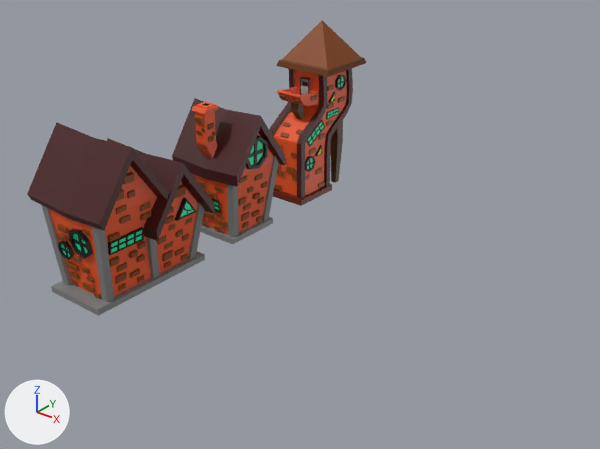
Renders of the Blender file Documentacao/ModelosCenário/Modelos3D/Modelos3D-Adao/Casa.blend from each side of a commit.
The view is the same before and after, from a 50 mm camera at (50.9, -52.9, 35.4) aimed at (11.1, -3.1, 4.5). Lighting does not change. The marker at lower left points along +X, +Y and +Z.

Before the edit, the objects in view are built like this:
```python
me_cube_006 = bpy.data.meshes.new('Cube.006')
me_cube_006.from_pydata(...)  # 1385 vertices, 974 faces; spans x -2.9..3.7, y -4.1..5.3, z -7.3..10.4
me_cube_006.materials.append(mat_casa)  # picture img_decoracaocidade_png_007
me_cube_015 = bpy.data.meshes.new('Cube.015')
me_cube_015.from_pydata(...)  # 994 vertices, 658 faces; spans x -3.61..4.62, y -3.13..3.82, z -5.13..7.74
me_cube_015.materials.append(mat_casa)  # picture img_decoracaocidade_png_007
me_cube_017 = bpy.data.meshes.new('Cube.017')
me_cube_017.from_pydata(...)  # 1528 vertices, 1000 faces; spans x -4.17..5.12, y -5.96..6.09, z -4.43..9.1
me_cube_017.materials.append(mat_casa)  # picture img_decoracaocidade_png_007
ob_casa_chamine = bpy.data.objects.new('Casa chamine', me_cube_015)
ob_casa_chamine.location = (-0.46, -0.52, 5.06)
ob_casa_torta = bpy.data.objects.new('Casa Torta', me_cube_006)
ob_casa_torta.location = (-0.12, 11.96, 7.11)
ob_casarao = bpy.data.objects.new('Casarao', me_cube_017)
ob_casarao.location = (-0.55, -12.76, 4.36)
```
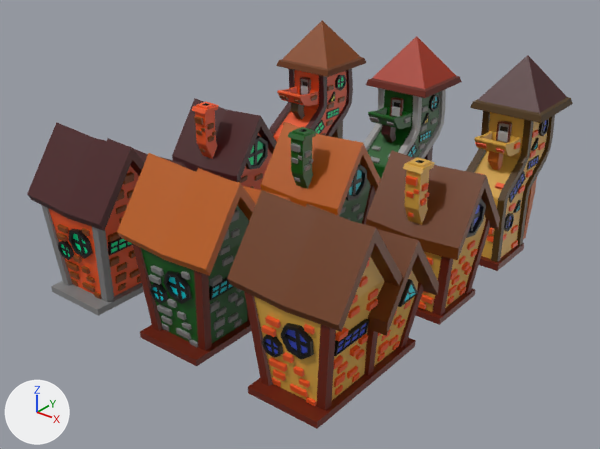
Where the newer file only moved an object's origin or applied its transform, the numbers keep the older frame.

The change in detail:
Mesh me_cube_007 is new.
It has 1528 vertices, 1000 faces and spans x -4.17..5.12, y -5.96..6.09, z -4.43..9.1.
It uses material mat_casa (picture img_decoracaocidade_png_007).
Mesh me_cube_005 is new.
It has 994 vertices, 658 faces and spans x -3.58..4.65, y -3.13..3.81, z -5.13..7.75.
It uses material mat_casa (picture img_decoracaocidade_png_007).
Mesh me_cube_004 is new.
It has 1385 vertices, 974 faces and spans x -2.9..3.7, y -4.1..5.3, z -7.3..10.4.
It uses material mat_casa (picture img_decoracaocidade_png_007).
Mesh me_cube_003 is new.
It has 1528 vertices, 1000 faces and spans x -4.17..5.12, y -5.96..6.09, z -4.43..9.1.
It uses material mat_casa (picture img_decoracaocidade_png_007).
Mesh me_cube_002 is new.
It has 994 vertices, 658 faces and spans x -3.58..4.65, y -3.13..3.81, z -5.13..7.75.
It uses material mat_casa (picture img_decoracaocidade_png_007).
Mesh me_cube_001 is new.
It has 1385 vertices, 974 faces and spans x -2.9..3.7, y -4.1..5.3, z -7.3..10.4.
It uses material mat_casa (picture img_decoracaocidade_png_007).
Object 'CasaraoVerdeAmarelo' (ob_casaraoverdeamarelo) is new; it shows me_cube_007.
Its location is (21.45, -12.76, 4.36).
Object 'CasaChamineAmarelo' (ob_casachamineamarelo) is new; it shows me_cube_005.
Its location is (21.5, -0.51, 5.05).
Object 'CasaTortaVerdeAmarelo' (ob_casatortaverdeamarelo) is new; it shows me_cube_004.
Its location is (21.88, 11.96, 7.11).
Object 'CasaraoVerde' (ob_casaraoverde) is new; it shows me_cube_003.
Its location is (10.45, -12.76, 4.36).
Object 'CasaChamineVerde' (ob_casachamineverde) is new; it shows me_cube_002.
Its location is (10.5, -0.51, 5.05).
Object 'CasaTortaVerde' (ob_casatortaverde) is new; it shows me_cube_001.
Its location is (10.88, 11.96, 7.11).

What differs and where, as boxes [x1, y1, x2, y2] in the pictures (600 x 449 px):
'CasaraoVerdeAmarelo', added (brown): after [227, 190, 439, 429]
'CasaraoVerde', added (brown): after [117, 153, 291, 366]
'CasaChamineAmarelo', added (brown): after [366, 150, 500, 325]
'CasaTortaVerdeAmarelo', added: after [466, 55, 573, 271]
'CasaChamineVerde', added (brown): after [261, 122, 381, 225]
'CasaTortaVerde', added: after [363, 36, 462, 179]
